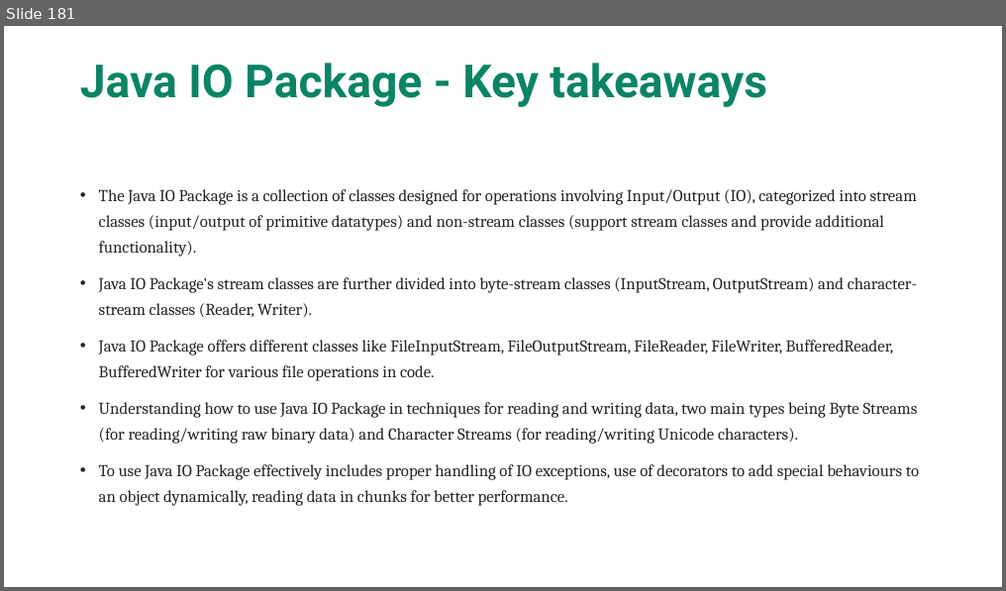
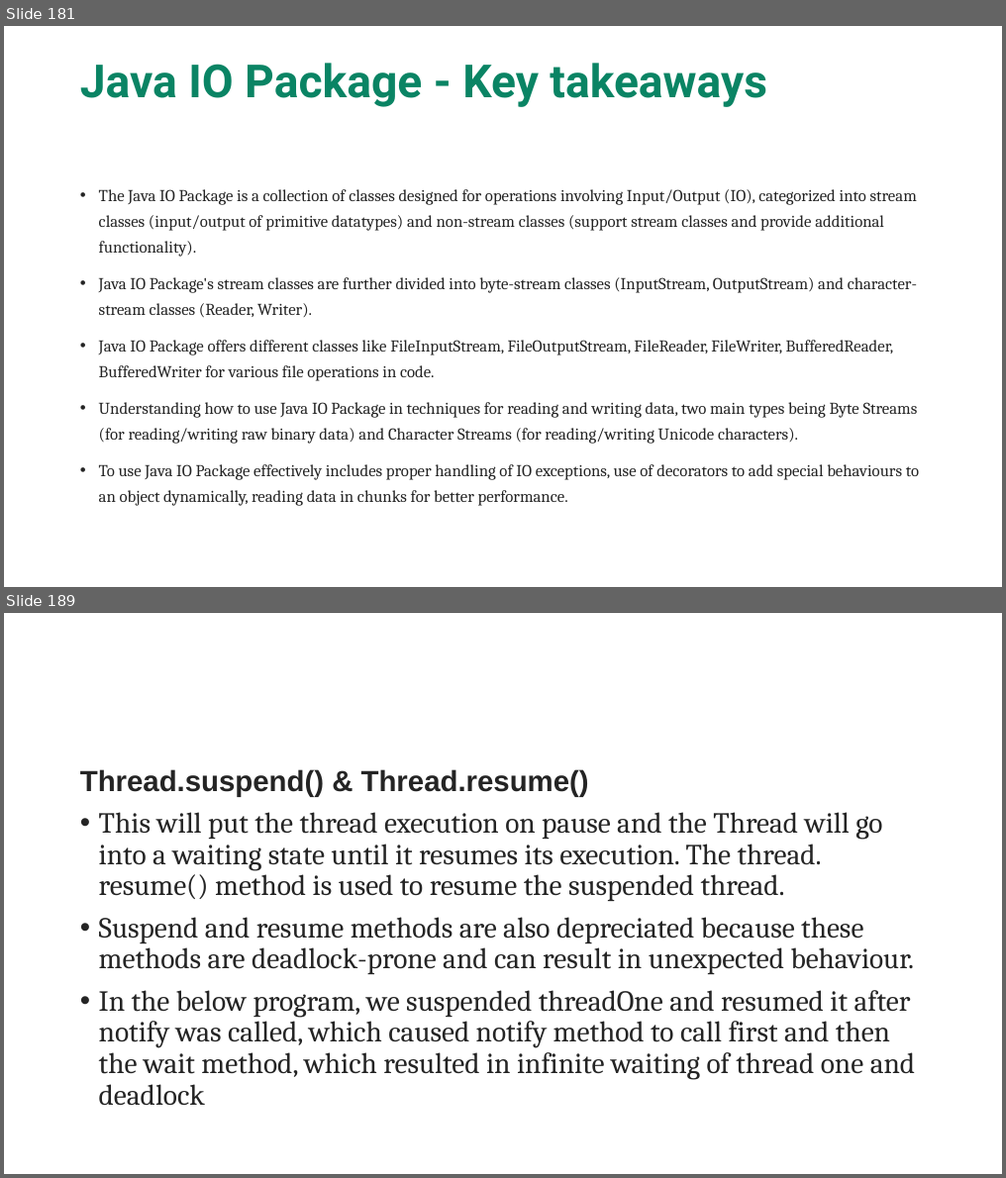
Before and after one commit to maddireddy/Core-Java, a slide deck: Notes/Core_Java.pptx. Shown one above the other, each under a label of ours: slide 181 before the commit, slides 181 and 189 after it; the slides between them are not shown. The pictures are 1006x591 and 1006x1178 pixels, drawn with LibreOffice and Linux fonts; fonts in the diff are those of the drawing. Boxes give left, top, right and bottom in pixels: in the first picture for what was removed or moved away, otherwise in the second. Text is boxed around its words. In the diff, an @@ line names an element or a change of style, - is before the commit and + after.

```diff
--- a/Notes/Core_Java.pptx
+++ b/Notes/Core_Java.pptx
@@ slide 189 added at (4,613,1002,1174), background #FFFFFF @@
@@ text added at (80,769,915,1105), 28 pt, text #242424 @@
+Thread.suspend() & Thread.resume()
+• This will put the thread execution on pause and the Thread will go into a waiting state until it resumes its execution. The thread. resume() method is used to resume the suspended thread.
+• Suspend and resume methods are also depreciated because these methods are deadlock-prone and can result in unexpected behaviour.
+• In the below program, we suspended threadOne and resumed it after notify was called, which caused notify method to call first and then the wait method, which resulted in infinite waiting of thread one and deadlock
```
Also in this commit, not shown: 22 other slides added, 12 other files.
